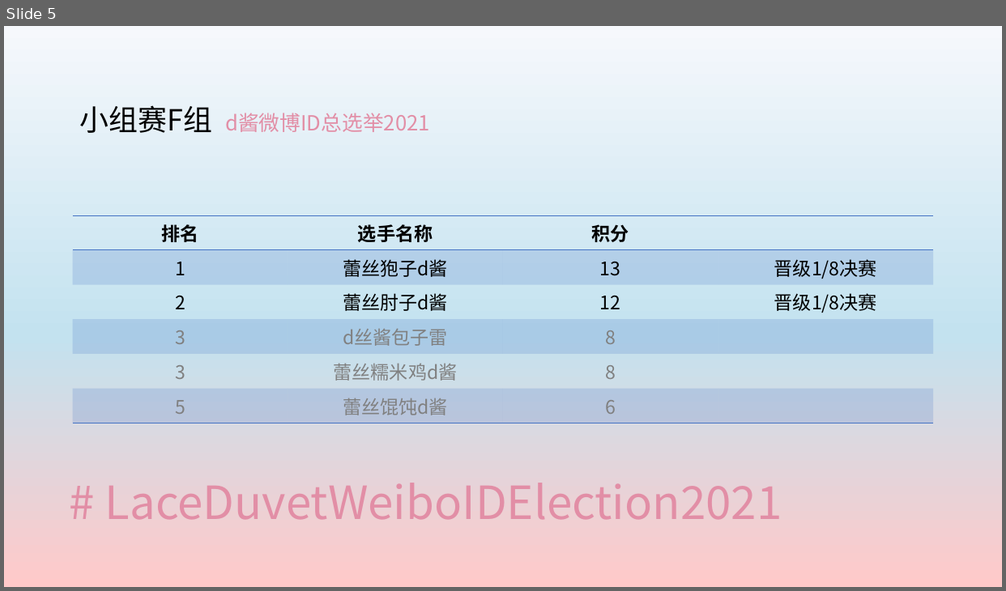
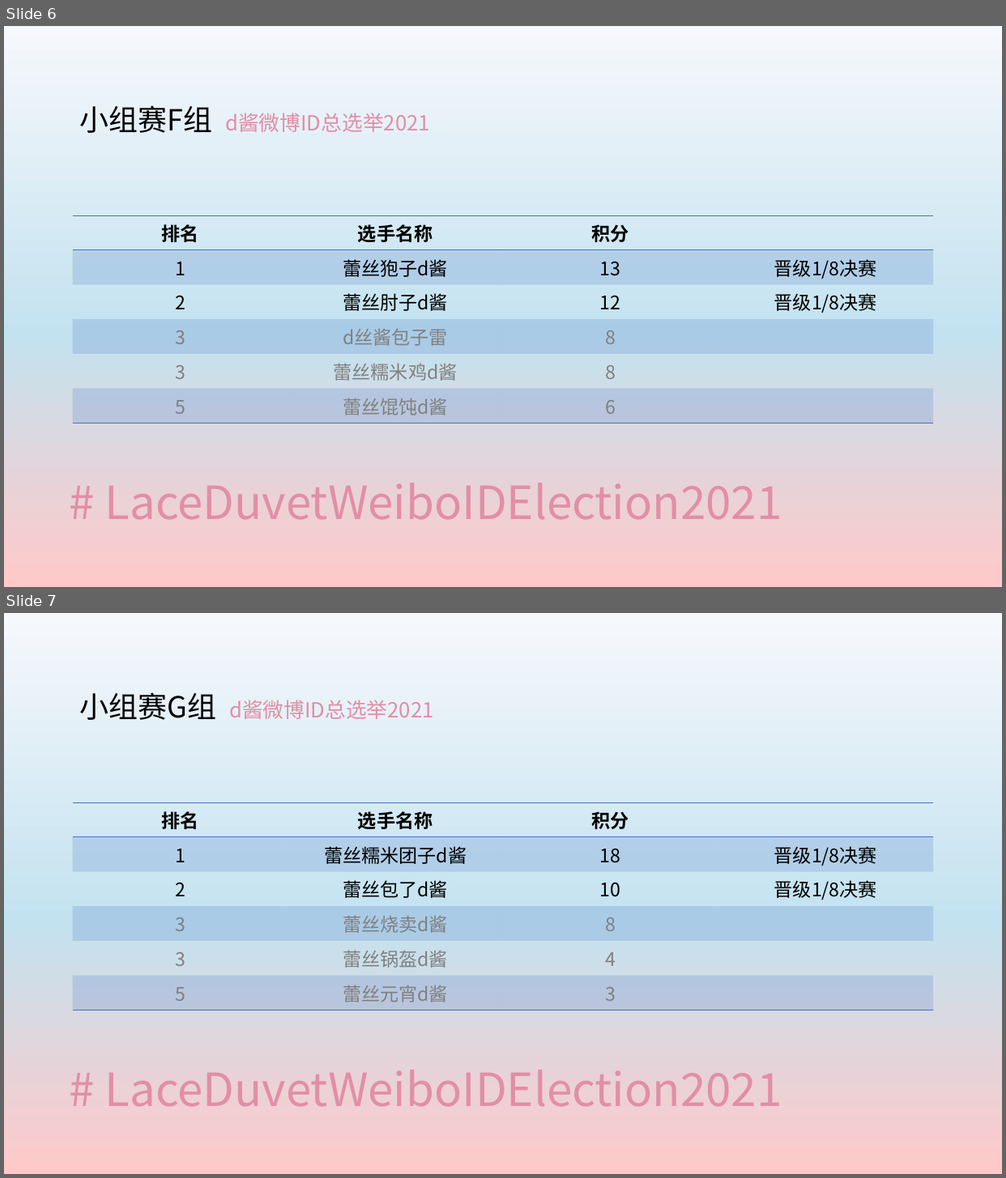
Before and after one commit to yyyeying/LaceDuvetWeiboIDElection2021, a slide deck: documents/race_profile/result_board.pptx. Shown one above the other, each under a label of ours: slide 5 before the commit, slides 6 and 7 after it. The pictures are 1006x591 and 1006x1178 pixels, drawn with LibreOffice and Linux fonts; fonts in the diff are those of the drawing. Boxes give left, top, right and bottom in pixels: in the first picture for what was removed or moved away, otherwise in the second. Text is boxed around its words. In the diff, an @@ line names an element or a change of style, - is before the commit and + after.

```diff
--- a/documents/race_profile/result_board.pptx
+++ b/documents/race_profile/result_board.pptx
@@ slide 7 added at (4,613,1002,1174), background gradient #F6F8FC to #C3E2EF to #FFC9C9 @@
@@ text added at (80,692,434,720), 20 pt, text #E28EA6 @@
+小组赛G组 d酱微博ID总选举2021
@@ table added at (73,803,936,1006), 6 rows, 4 columns @@
+排名 | 选手名称 | 积分 | 
+1 | 蕾丝糯米团子d酱 | 18 | 晋级1/8决赛
+2 | 蕾丝包了d酱 | 10 | 晋级1/8决赛
+3 | 蕾丝烧卖d酱 | 8 | 
+3 | 蕾丝锅盔d酱 | 4 | 
+5 | 蕾丝元宵d酱 | 3 | 
@@ title added at (105,1070,782,1107), 44 pt, text #E28EA6 @@
+# LaceDuvetWeiboIDElection2021
@@ what was slide 5 is now slide 6 @@
```
Also in this commit, not shown: 2 slides changed, 2 other slides added, 17 other files.
